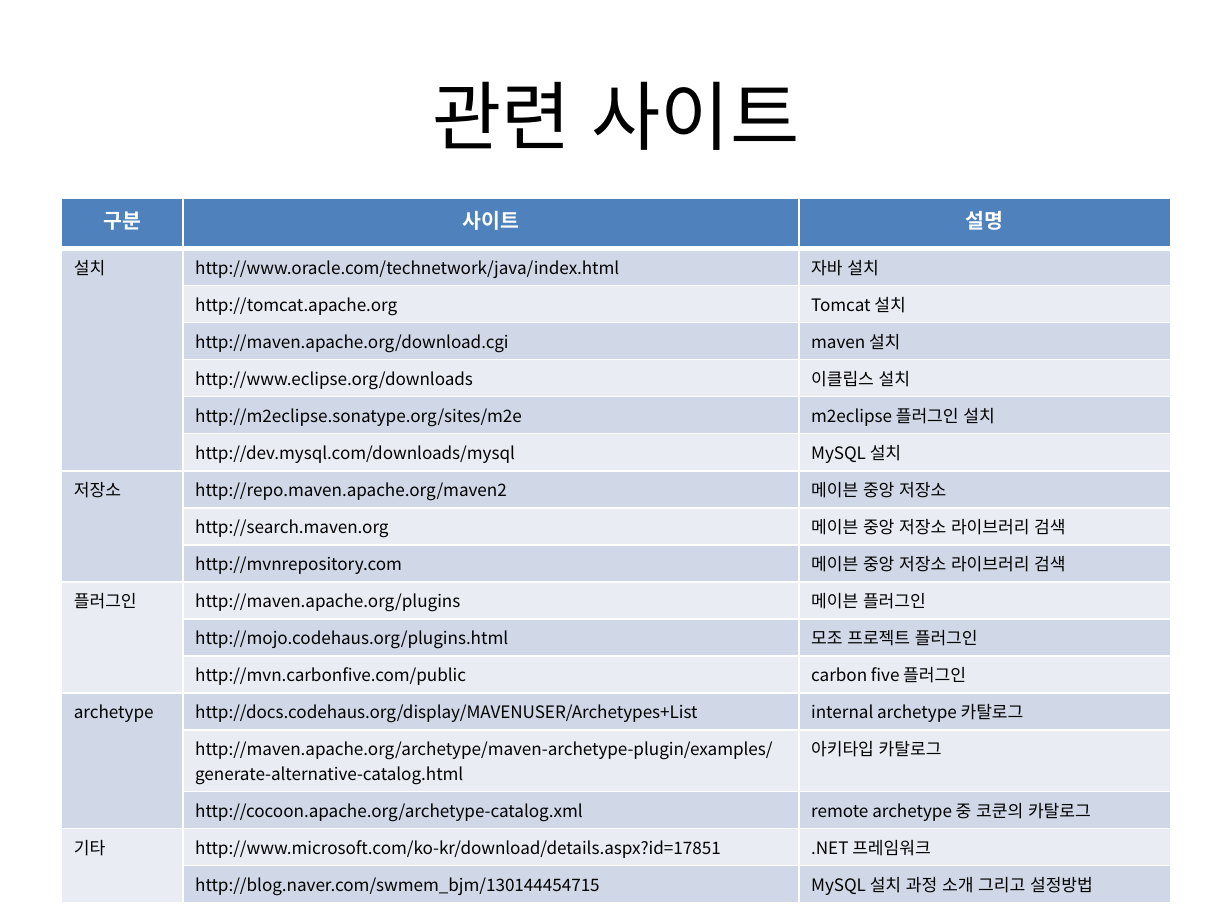
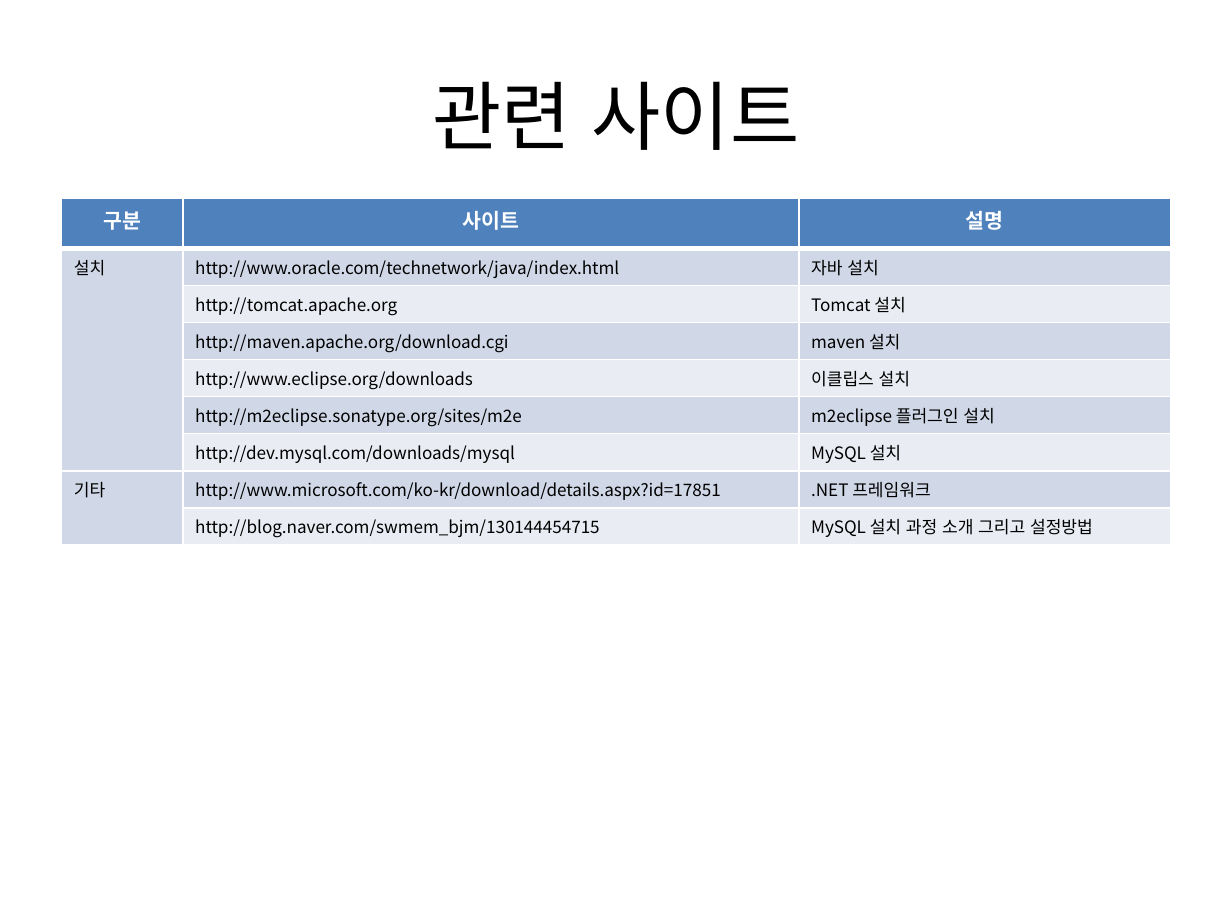
Before and after one commit to ibluebelt/osd_maven, a slide deck: slide 68 of 자바세상의 빌드를 이끄는 메이븐_1~5장.pptx (slide 67 before the commit). Drawn at 1232x924 pixels with LibreOffice and Linux fonts; fonts in the diff are those of the drawing. Boxes give left, top, right and bottom in pixels: in the first picture for what was removed or moved away, otherwise in the second. Text is boxed around its words. In the diff, an @@ line names an element or a change of style, - is before the commit and + after.

```diff
--- a/자바세상의 빌드를 이끄는 메이븐_1~5장.pptx
+++ b/자바세상의 빌드를 이끄는 메이븐_1~5장.pptx
@@ table at <box>62,198,1170,542</box> @@
-row 8: 저장소 | http://repo.maven.apache.org/maven2 | 메이븐 중앙 저장소
-row 9:  | http://search.maven.org | 메이븐 중앙 저장소 라이브러리 검색
-row 10:  | http://mvnrepository.com | 메이븐 중앙 저장소 라이브러리 검색
-row 11: 플러그인 | http://maven.apache.org/plugins | 메이븐 플러그인
-row 12:  | http://mojo.codehaus.org/plugins.html | 모조 프로젝트 플러그인
-row 13:  | http://mvn.carbonfive.com/public | carbon five 플러그인
-row 14: archetype | http://docs.codehaus.org/display/MAVENUSER/Archetypes+List | internal archetype 카탈로그
-row 15:  | http://maven.apache.org/archetype/maven-archetype-plugin/examples/generate-alternative-catalog.html | 아키타입 카탈로그
-row 16:  | http://cocoon.apache.org/archetype-catalog.xml | remote archetype 중 코쿤의 카탈로그
```
Also in this commit, not shown: 9 other slides changed, 15 slides added, 13 slides removed, 6 other files.
